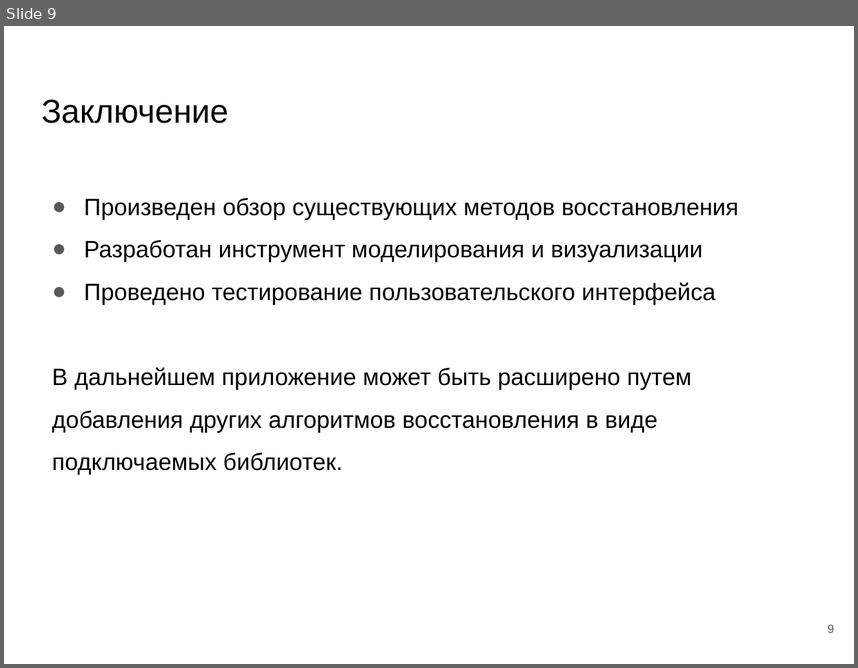
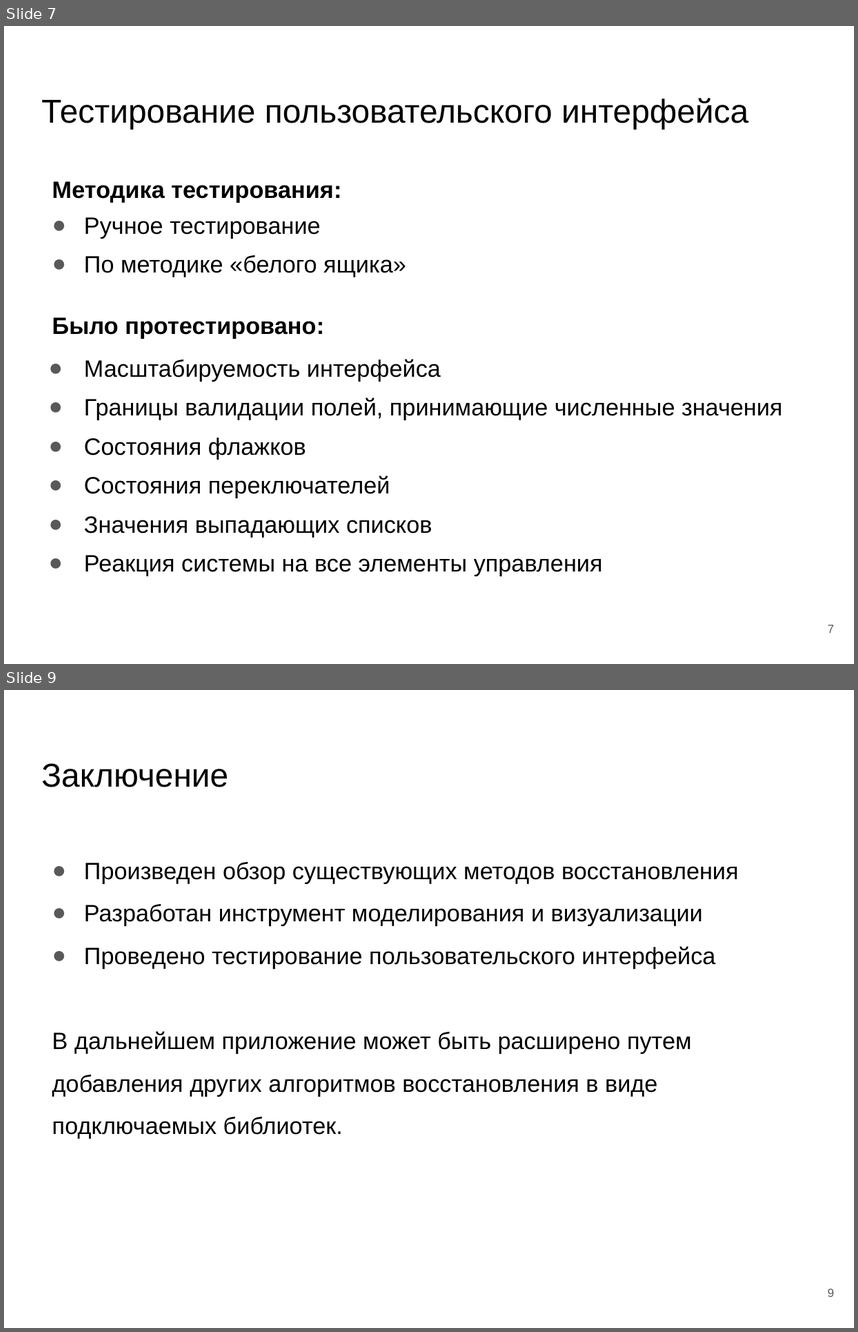
Before and after one commit to DimonPopov/PopovDS_9304_GraduateWork, a slide deck: paper/Презентация_защита.pptx. Shown one above the other, each under a label of ours: slide 9 before the commit, slides 7 and 9 after it; the slides between them are not shown. The pictures are 858x668 and 858x1332 pixels, drawn with LibreOffice and Linux fonts; fonts in the diff are those of the drawing. Boxes give left, top, right and bottom in pixels: in the first picture for what was removed or moved away, otherwise in the second. Text is boxed around its words. In the diff, an @@ line names an element or a change of style, - is before the commit and + after.

```diff
--- a/paper/Презентация_защита.pptx
+++ b/paper/Презентация_защита.pptx
@@ slide 7 added at (4, 26, 854, 664), background #FFFFFF @@
@@ title added at (41, 98, 749, 129), 28 pt, text #000000 @@
+Тестирование пользовательского интерфейса
@@ text added at (52, 181, 782, 576), 20 pt, text #000000 @@
+Методика тестирования:
+● Ручное тестирование
+● По методике «белого ящика»
+Было протестировано:
+● Масштабируемость интерфейса
+● Границы валидации полей, принимающие численные значения
+● Состояния флажков
+● Состояния переключателей
+● Значения выпадающих списков
+● Реакция системы на все элементы управления
@@ page number added at (828, 624, 835, 633), 10 pt, text #595959 @@
+7
```
Also in this commit, not shown: 3 slides changed, 4 other slides added, 3 slides removed.
